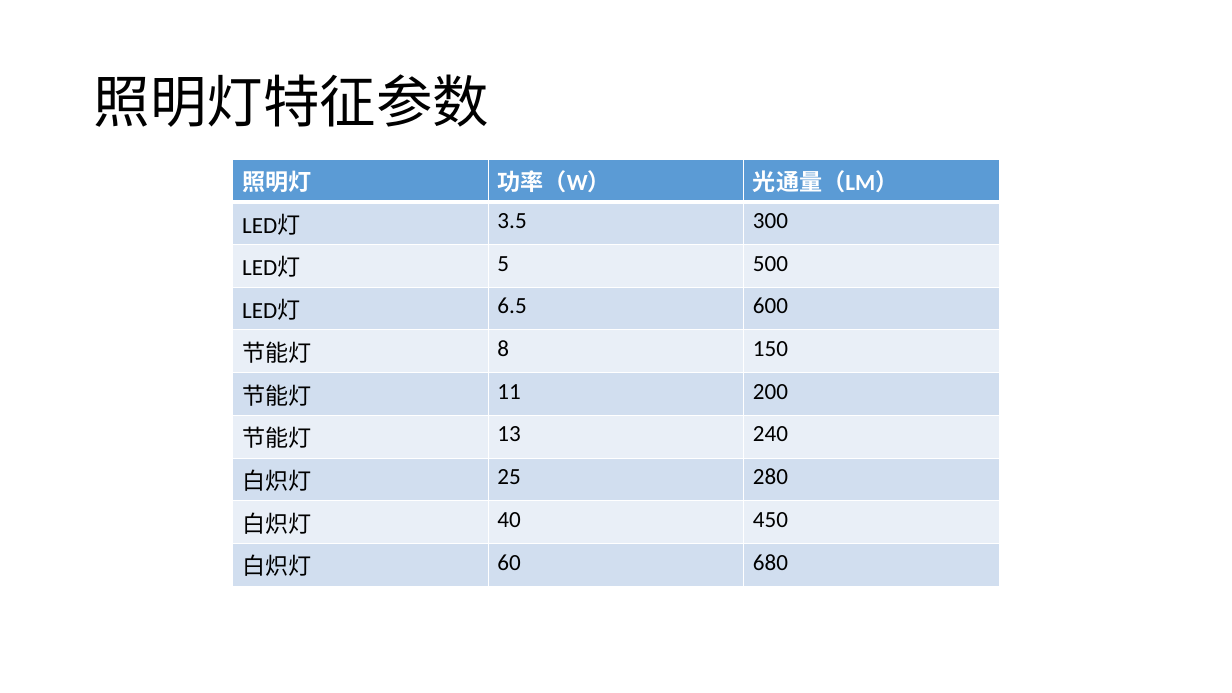
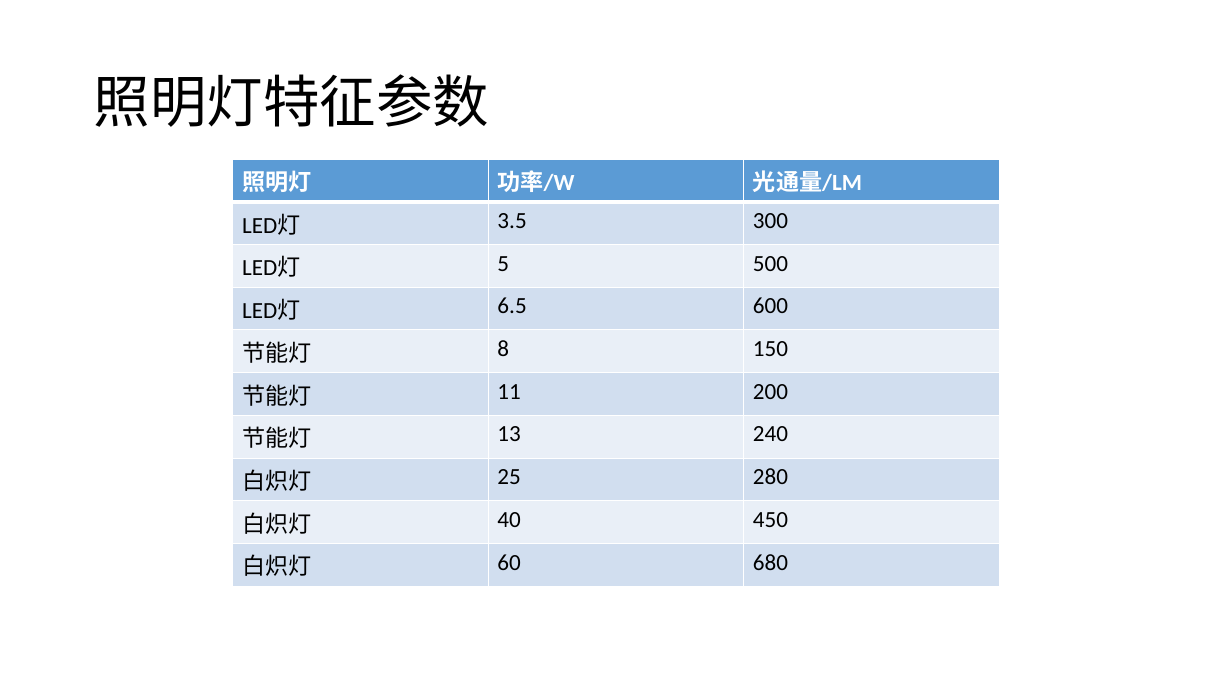
Before and after one commit to plter/HandwriteRecognizerCourse, a slide deck: slide 6 of 机器学习之手写识别.pptx. Drawn at 1232x693 pixels with LibreOffice and Linux fonts; fonts in the diff are those of the drawing. Boxes give left, top, right and bottom in pixels: in the first picture for what was removed or moved away, otherwise in the second. Text is boxed around its words. In the diff, an @@ line names an element or a change of style, - is before the commit and + after.

Commit message:
update

```diff
--- a/机器学习之手写识别.pptx
+++ b/机器学习之手写识别.pptx
@@ table at [233, 159, 998, 580] @@
-row 1, column 2: 功率（W）
+row 1, column 2: 功率/W
-row 1, column 3: 光通量（LM）
+row 1, column 3: 光通量/LM
```
